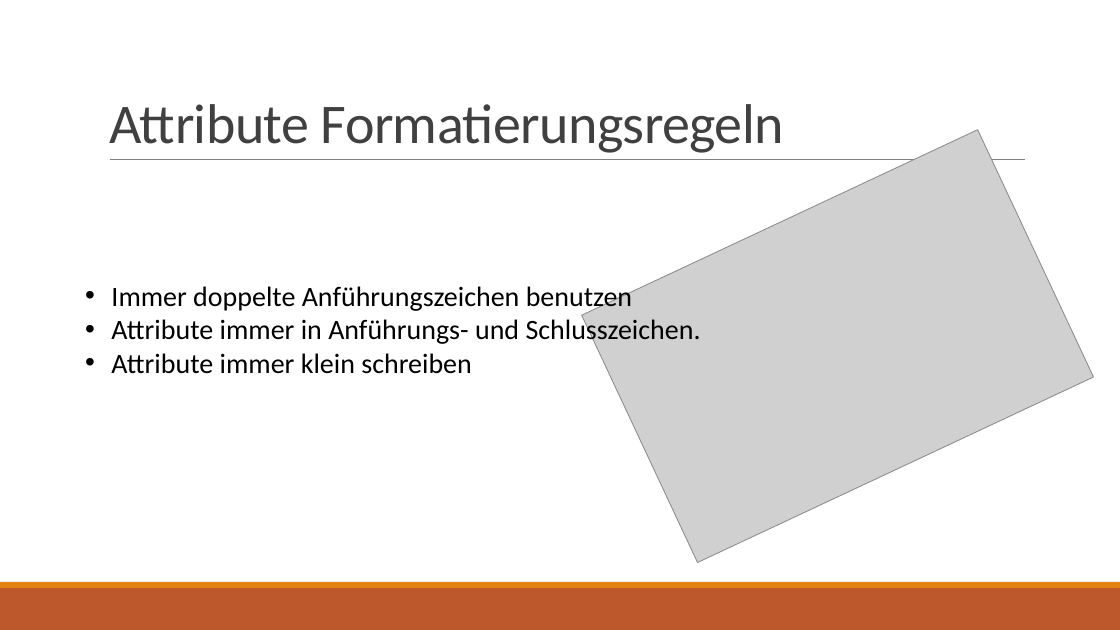
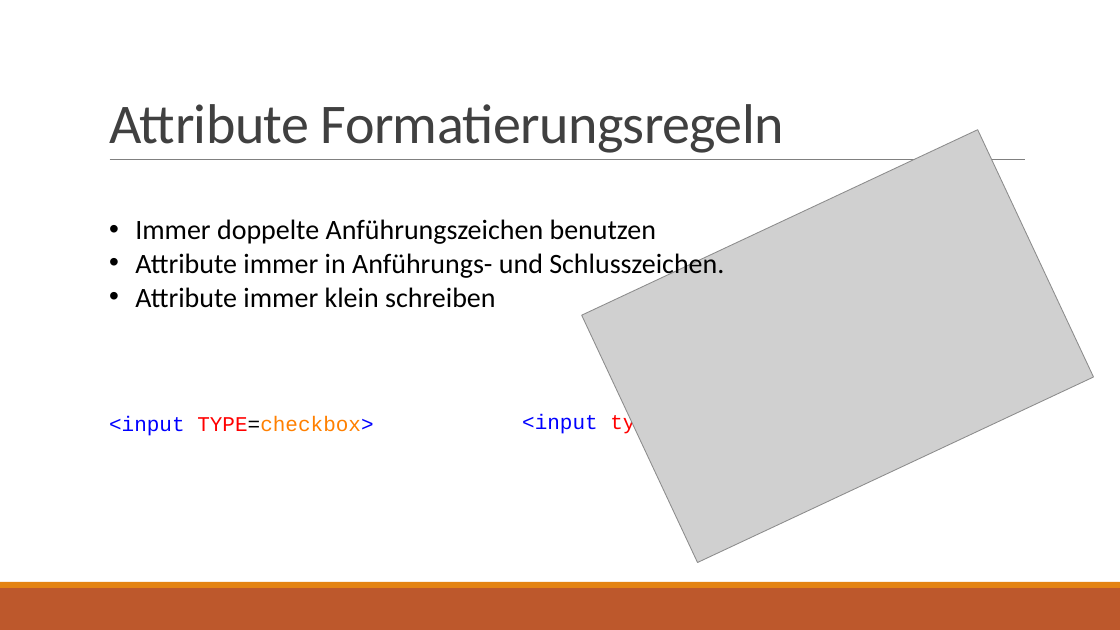
Before and after one commit to JOPA-WIT/web_seminar, a slide deck: slide 20 of Präsentationen/HTML.pptx. Drawn at 1120x630 pixels with LibreOffice and Linux fonts; fonts in the diff are those of the drawing; grey boxes stand for pictures. Boxes give left, top, right and bottom in pixels: in the first picture for what was removed or moved away, otherwise in the second. Text is boxed around its words. In the diff, an @@ line names an element or a change of style, - is before the commit and + after.

```diff
--- a/Präsentationen/HTML.pptx
+++ b/Präsentationen/HTML.pptx
@@ text "Immer doppelte Anführungszeichen benutzen": place and size @@
-text "Immer doppelte Anführungszeichen benutzen" at (111,286,701,374)
+text "Immer doppelte Anführungszeichen benutzen" at (135,219,724,308)
@@ text added at (109,416,373,436), 18 pt, text #FF8000 @@
+<input TYPE=checkbox>
@@ text added at (522,414,799,436), 18 pt, text #8000FF @@
+<input type="checkbox" />
```
Also in this commit, not shown: 19 other slides changed, 1 slide added, 1 slide removed, 1 other file.
